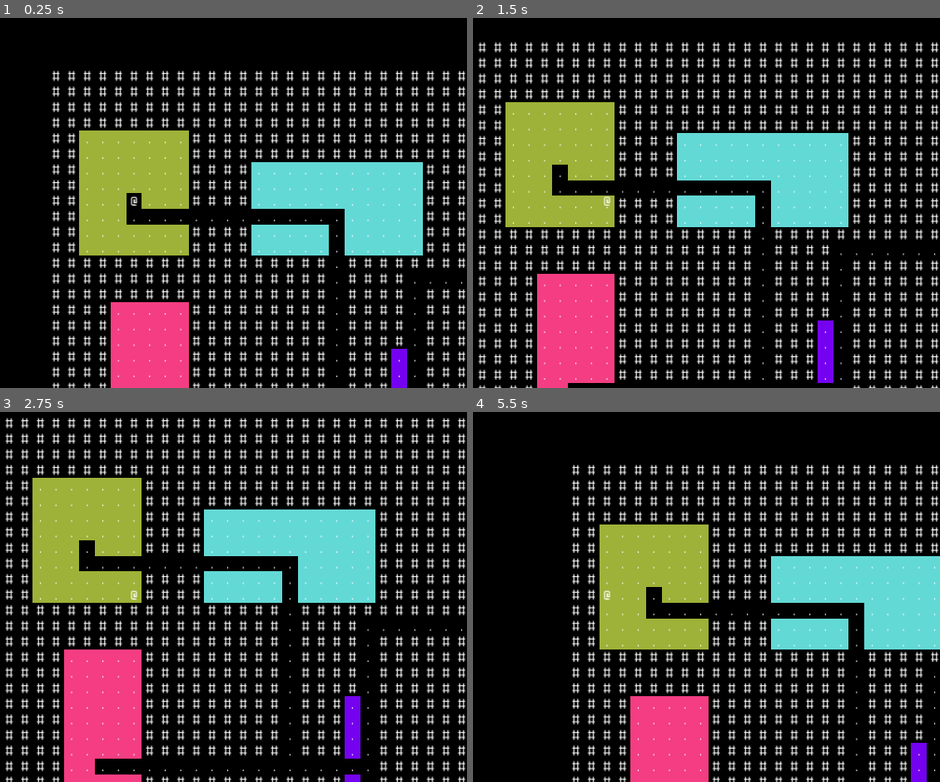
Above: before the commit, frames 1-4 (two rows, left to right).
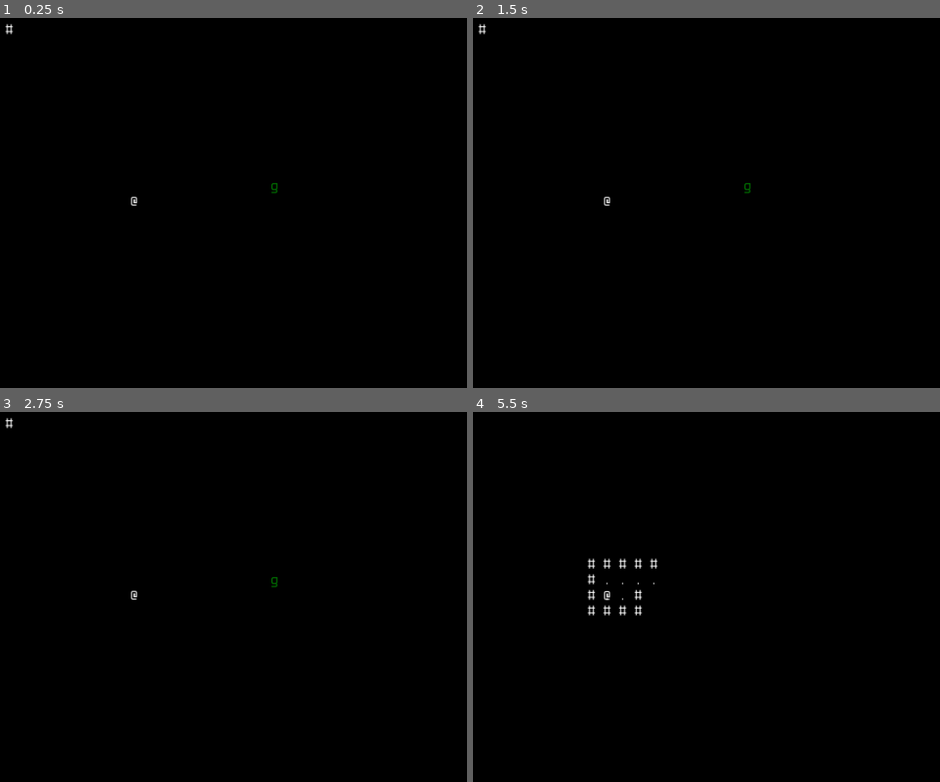
Above: after the commit, the same moments.

Repository: ElPresidentePoole/godot-rl
Game: Godot game, scene res://scenes/dungeon.tscn
Same seed, same stepped clock (60 frames per second), same inputs: the game is played once before the commit and once after it.
Inputs (mouse positions are in pixels of both pictures, inside the frame that each line leads up to):
- Up to frame 1 (0.25 s): no input
- Up to frame 2 (1.5 s): tap Enter at 0.5 s; move the mouse to (753, 180) at 0.52 s; hold D (move_east) 0.53-1.28 s; tap Space at 1.25 s; move the mouse to (473, 217) at 1.27 s; hold S (move_south) from 1.28 s (still down)
- Up to frame 3 (2.75 s): tap Enter at 2 s; move the mouse to (200, 511) at 2.02 s; release S (move_south) at 2.03 s; hold D (move_east) from 2.03 s (still down)
- Up to frame 4 (5.5 s): tap Space at 2.75 s; move the mouse to (575, 671) at 2.77 s; release D (move_east) at 2.78 s; hold W (move_north) 2.78-3.53 s; move the mouse to (804, 652) at 3.52 s; hold A (move_west) 3.53-5.03 s; move the mouse to (outside the picture) at 4.27 s; tap Enter at 5 s; move the mouse to (641, 593) at 5.02 s; hold S (move_south) from 5.03 s (still down)

The runs differ from the first frame. In frame 1, 33% of the frame differs, in the area x 1-100%, y 1-100%; in frame 2, 37%; in frame 3, 38%; in frame 4, 30%.

Commit message:
fov and mob ai

Diff:
--- a/scenes/cell_map.gd
+++ b/scenes/cell_map.gd
@@ -4,6 +4,8 @@
 
 # signal map_generated
 
+var map_width: int = 60
+var map_height: int = 60
 var astar: AStar2D = AStar2D.new()
 var id_table: Dictionary = {} # Vector2 -> int
 var node_table: Dictionary = {} # Vector2 (position) -> Node2D
@@ -11,6 +13,12 @@
 #var occupied: Array[Vector2]
 const CELL_SIZE: Vector2 = Vector2(32, 32)
 const S_Cell: PackedScene = preload("res://scenes/cell.tscn")
+
+func world_pos_to_cell(pos: Vector2) -> Vector2:
+	return Vector2(pos.x / CELL_SIZE.x, pos.y / CELL_SIZE.y)
+
+func cell_pos_to_world(pos: Vector2) -> Vector2:
+	return Vector2(pos.x * CELL_SIZE.x, pos.y * CELL_SIZE.y)
 
 #func is_occupied(pos: Vector2) -> bool:
 	#assert(pos in id_table) # Sanity check to make sure a position is in our valid cells
@@ -176,7 +184,7 @@
 		if _rect.size.x <= MINIMUM_WIDTH or _rect.size.y <= MINIMUM_HEIGHT:
 			print_debug('chunk with _rect of %s too small to generate a room in!' % [_rect])
 			return # don't bother, this chunk is too small
-		var room_color: Color = Color(randf(), randf(), randf())
+#		var room_color: Color = Color(randf(), randf(), randf())
 		var new_room_size_x: int = MINIMUM_WIDTH + randi() % int(_rect.size.x - MINIMUM_WIDTH + 1) # minimum_width <= _rect.size.x <= _rect.size.x
 		var new_room_size_y: int = MINIMUM_HEIGHT + randi() % int(_rect.size.y - MINIMUM_HEIGHT + 1) # +1 to avoid % by zero
 		var new_room_position_x: int = _rect.position.x + int(_rect.size.x - new_room_size_x)
@@ -189,7 +197,6 @@
 			for y in range(new_room.position.y+1, new_room.end.y-1): # -/+1 to give us space for walls
 				var c: Cell = _cell_map.node_table[Vector2(x, y) * CELL_SIZE]
 				c.set_cell_type(Cell.CellType.FLOOR)
-				c.get_node('Bg').modulate = room_color
 
 	func dig_tunnel(start_x: int, start_y: int, finish_x: int, finish_y) -> void:
 		if randi() % 2 == 0:
@@ -212,9 +219,6 @@
 			c.set_cell_type(Cell.CellType.FLOOR)
 
 func generate_map() -> void:
-	var map_width: int = 60
-	var map_height: int = 60
-
 	for x in range(map_width):
 		for y in range(map_height):
 			var c: Cell = S_Cell.instantiate()
@@ -229,6 +233,14 @@
 	root.build_rooms(4, randi() % 2 == 0)
 	root.connect_rooms_with_tunnels()
 
+func build_mrpas_from_map() -> MRPAS:
+	""" creates a new MRPAS object based on the CellMap and returns it """
+	var m = MRPAS.new(Vector2(map_width, map_height))
+	for cell in node_table:
+		m.set_transparent(world_pos_to_cell(cell), not node_table[cell].blocks_movement)
+	m.clear_field_of_view()
+	return m
+
 # Called when the node enters the scene tree for the first time.
 func _ready():
 	generate_map()
--- /dev/null
+++ b/scenes/chaseplayerai.gd
@@ -0,0 +1,35 @@
+extends Node2D
+
+@onready var astar: AStar2D
+@onready var cellmap: CellMap
+@onready var mrpas: MRPAS = cellmap.build_mrpas_from_map()
+var destination: Vector2
+const VIEW_DISTANCE: int = 3
+
+# Called when the node enters the scene tree for the first time.
+func _ready() -> void:
+	var cid: int = cellmap.get_cell_id(position)
+	astar.set_point_disabled(cid)
+	# astar.set_point_disabled(cellmap.get_cell_id(position), true)
+
+# Called every frame. 'delta' is the elapsed time since the previous frame.
+func _process(delta) -> void:
+	pass
+
+func _physics_process(delta) -> void:
+	pass
+
+func move(dest: Vector2) -> void:
+	var closest: int = astar.get_closest_point(dest)
+	var path: PackedVector2Array = astar.get_point_path(cellmap.get_cell_id(position), closest)
+	if len(path) > 1 and path[1] != dest:
+		astar.set_point_disabled(cellmap.get_cell_id(position), false)
+		astar.set_point_disabled(cellmap.get_cell_id(path[1]), true)
+		#position = path[1]
+		await create_tween().tween_property(self, 'position', path[1], 0.1).finished
+
+func _on_player_turn_taken(new_player_state: Dictionary) -> void:
+	mrpas.clear_field_of_view()
+	mrpas.compute_field_of_view(cellmap.world_pos_to_cell(position), VIEW_DISTANCE)
+	if mrpas.is_in_view(cellmap.world_pos_to_cell(new_player_state['new_position'])):
+		move(new_player_state['new_position'])
--- a/scenes/dungeon.gd
+++ b/scenes/dungeon.gd
@@ -4,6 +4,7 @@
 const S_Mob: PackedScene = preload("res://scenes/mob.tscn")
 const S_Cell: PackedScene = preload("res://scenes/cell.tscn")
 
+@onready var mobs: Node = $Mobs
 @onready var _cellmap: CellMap = $CellMap
 
 func get_cellmap() -> CellMap:
@@ -15,12 +16,28 @@
 func spawn_player(x: int, y: int) -> void:
 	var p = S_Player.instantiate()
 	p.position = Vector2(x, y) * _cellmap.CELL_SIZE
+	p.cellmap = get_cellmap()
+	p.astar = get_astar()
+	p.connect('turn_taken', func (new_player_state):
+		for m in mobs.get_children():
+			m._on_player_turn_taken(new_player_state)
+		p.update_fov(mobs.get_children(), new_player_state['new_position']))
 	add_child(p)
+	p.update_fov(mobs.get_children(), _cellmap.world_pos_to_cell(p.position)) # why it still broke?
+
+func spawn_mob(x: int, y: int) -> void:
+	var m = S_Mob.instantiate()
+	m.position = Vector2(x, y) * _cellmap.CELL_SIZE
+	m.cellmap = get_cellmap()
+	m.astar = get_astar()
+	mobs.add_child(m)
 
 # Called when the node enters the scene tree for the first time.
 func _ready() -> void:
 	var player_pos: Vector2 = _cellmap.root.get_leaves()[0].get_room_center()
 	spawn_player(player_pos.x, player_pos.y)
+	var mob_pos: Vector2 = _cellmap.root.get_leaves()[1].get_room_center()
+	spawn_mob(mob_pos.x, mob_pos.y)
 
 # Called every frame. 'delta' is the elapsed time since the previous frame.
 func _process(delta) -> void:
--- a/scenes/dungeon.tscn
+++ b/scenes/dungeon.tscn
@@ -7,3 +7,5 @@
 script = ExtResource("1_y36ka")
 
 [node name="CellMap" parent="." instance=ExtResource("2_imety")]
+
+[node name="Mobs" type="Node" parent="."]
--- a/scenes/followmouseai.gd
+++ /dev/null
@@ -1,29 +0,0 @@
-extends Node2D
-
-@onready var astar: AStar2D = get_parent().get_astar()
-@onready var cellmap: CellMap = get_parent().get_cellmap()
-var destination: Vector2
-
-# Called when the node enters the scene tree for the first time.
-func _ready() -> void:
-	var cid: int = cellmap.get_cell_id(position)
-	astar.set_point_disabled(cid)
-	# astar.set_point_disabled(cellmap.get_cell_id(position), true)
-
-# Called every frame. 'delta' is the elapsed time since the previous frame.
-func _process(delta) -> void:
-	pass
-
-func _physics_process(delta) -> void:
-	pass
-
-func move() -> void:
-	var closest: int = astar.get_closest_point(get_global_mouse_position())
-	var path: PackedVector2Array = astar.get_point_path(cellmap.get_cell_id(position), closest)
-	if len(path) > 1:
-		astar.set_point_disabled(cellmap.get_cell_id(position), false)
-		position = path[1]
-		astar.set_point_disabled(cellmap.get_cell_id(position))
-
-func _on_move_timer_timeout():
-	move()
--- a/scenes/mob.tscn
+++ b/scenes/mob.tscn
@@ -1,13 +1,13 @@
-[gd_scene load_steps=4 format=3 uid="uid://q7sk4qq0nh83"]
+[gd_scene load_steps=4 format=3 uid="uid://bbhvbrxv8f6kj"]
 
+[ext_resource type="Script" path="res://scenes/chaseplayerai.gd" id="1_0bxj0"]
 [ext_resource type="Theme" uid="uid://dnn8dbcm7eoww" path="res://gfx/World.tres" id="1_1sh38"]
-[ext_resource type="Script" path="res://scenes/followmouseai.gd" id="2_3k0fg"]
 
 [sub_resource type="RectangleShape2D" id="RectangleShape2D_0cw64"]
 size = Vector2(32, 32)
 
 [node name="mob" type="Node2D"]
-script = ExtResource("2_3k0fg")
+script = ExtResource("1_0bxj0")
 
 [node name="Label" type="Label" parent="."]
 modulate = Color(0, 0.521569, 0, 1)
@@ -27,13 +27,7 @@
 horizontal_alignment = 1
 vertical_alignment = 1
 
-[node name="MoveTimer" type="Timer" parent="."]
-wait_time = 0.2
-autostart = true
-
 [node name="Hitbox" type="Area2D" parent="."]
 
 [node name="CollisionShape2D" type="CollisionShape2D" parent="Hitbox"]
 shape = SubResource("RectangleShape2D_0cw64")
-
-[connection signal="timeout" from="MoveTimer" to="." method="_on_move_timer_timeout"]
--- /dev/null
+++ b/scenes/mrpas.gd
@@ -0,0 +1,270 @@
+# Copyright 2022 Matt Kimball
+#
+# Permission is hereby granted, free of charge, to any person obtaining a copy
+# of this software and associated documentation files (the "Software"), to deal
+# in the Software without restriction, including without limitation the rights
+# to use, copy, modify, merge, publish, distribute, sublicense, and/or sell
+# copies of the Software, and to permit persons to whom the Software is
+# furnished to do so, subject to the following conditions:
+#
+# The above copyright notice and this permission notice shall be included in all
+# copies or substantial portions of the Software.
+#
+# THE SOFTWARE IS PROVIDED "AS IS", WITHOUT WARRANTY OF ANY KIND, EXPRESS OR
+# IMPLIED, INCLUDING BUT NOT LIMITED TO THE WARRANTIES OF MERCHANTABILITY,
+# FITNESS FOR A PARTICULAR PURPOSE AND NONINFRINGEMENT. IN NO EVENT SHALL THE
+# AUTHORS OR COPYRIGHT HOLDERS BE LIABLE FOR ANY CLAIM, DAMAGES OR OTHER
+# LIABILITY, WHETHER IN AN ACTION OF CONTRACT, TORT OR OTHERWISE, ARISING FROM,
+# OUT OF OR IN CONNECTION WITH THE SOFTWARE OR THE USE OR OTHER DEALINGS IN THE
+# SOFTWARE.
+
+
+class_name MRPAS
+extends RefCounted
+
+
+# An implementation of Mingos' Restrictive Precise Angle Shadowcasting.
+#
+# Intended for use in traditional roguelikes for determining which map cells
+# are visible from the player position on the map.
+#
+# For a description of the algorithm, see
+#	http://www.roguebasin.com/index.php?title=Restrictive_Precise_Angle_Shadowcasting
+#
+# Expected usage is as follows:
+#
+#	var mrpas = MRPAS.new(map_size)
+#	mrpas.set_transparent(occluder_position, false)
+#
+#	mrpas.clear_field_of_view()
+#	mrpas.compute_field_of_view(view_position, max_view_distance)
+#
+#	if mrpas.is_in_view(map_cell_position):
+#		...
+
+
+# When computing visibility for a quadrant, indicate which axis is major.
+enum _MajorAxis { X_AXIS, Y_AXIS }
+
+
+# The size of the map in cells.
+var _size: Vector2
+# A bool for each cell indicating whether it allows vision.
+var _transparent_cells: Array = []
+# A bool for each cell indicating that it is currently in view.
+var _fov_cells: Array = []
+
+
+# Initialize the algorithm for a map of a particular size.
+func _init(size: Vector2) -> void:
+	_size = Vector2(size.x as int, size.y as int)
+
+	# Build array-of-arrays for both transparency and field of view,
+	# so that we can track each cell.
+	for _y in range(_size.y):
+		var transparent_row = []
+		var fov_row = []
+
+		for _x in range(_size.x):
+			transparent_row.push_back(true)
+			fov_row.push_back(true)
+
+		_transparent_cells.push_back(transparent_row)
+		_fov_cells.push_back(fov_row)
+
+
+# Returns true if a cell is marked as transparent.
+func is_transparent(position: Vector2) -> bool:
+	if _in_bounds(position):
+		return _transparent_cells[position.y][position.x]
+	return false
+
+
+# Set the transparency of a cell in the map.
+func set_transparent(position: Vector2, transparent: bool) -> void:
+	if _in_bounds(position):
+		_transparent_cells[position.y][position.x] = transparent
+
+
+# Returns true if a cell is currently in view.
+func is_in_view(position: Vector2) -> bool:
+	if _in_bounds(position):
+		return _fov_cells[position.y][position.x]
+	return false
+
+
+# Mark a map cell as in / not in the current view.
+func set_in_view(position: Vector2, in_view: bool) -> void:
+	if _in_bounds(position):
+		_fov_cells[position.y][position.x] = in_view
+
+
+# Mark all cells in the map as not in the current view.
+func clear_field_of_view() -> void:
+	for y in range(_size.y):
+		for x in range(_size.x):
+			_fov_cells[y][x] = false
+
+
+# Compute the viewable cells from a particular view position by doing
+# each of the eight octants of the view.
+func compute_field_of_view(view_position: Vector2, max_distance: int) -> void:
+	_compute_octant(_MajorAxis.Y_AXIS, -1, -1, view_position, max_distance)
+	_compute_octant(_MajorAxis.Y_AXIS, -1, 1, view_position, max_distance)
+
+	_compute_octant(_MajorAxis.Y_AXIS, 1, -1, view_position, max_distance)
+	_compute_octant(_MajorAxis.Y_AXIS, 1, 1, view_position, max_distance)
+
+	_compute_octant(_MajorAxis.X_AXIS, -1, -1, view_position, max_distance)
+	_compute_octant(_MajorAxis.X_AXIS, -1, 1, view_position, max_distance)
+
+	_compute_octant(_MajorAxis.X_AXIS, 1, -1, view_position, max_distance)
+	_compute_octant(_MajorAxis.X_AXIS, 1, 1, view_position, max_distance)
+
+
+# Compute all visibile cells for one octant of the viewpoint.
+func _compute_octant(
+		axis: int,
+		major_sign: int,
+		minor_sign: int,
+		view_position: Vector2,
+		max_distance: int) -> void:
+
+	# Track occluders previously encountered in this octant.
+	var occluders = []
+	var new_occluders = []
+
+	# Iterate along the major axis.
+	for major in range(max_distance + 1):
+		var any_transparent = false
+
+		var position = view_position + _octant_to_offset(
+			axis, major_sign * major, 0)
+		if not _in_bounds(position):
+			break
+
+		var position_delta = _octant_to_offset(axis, 0, minor_sign)
+
+		# Clamp the iteration range to the map bounds, which allows us to skip
+		# bounds check in the inner loop.
+		var clamped_minor = _clamp_to_map_bounds(position, position_delta, major + 1)
+
+		var angle_half_step = 0.5 / (major + 1) as float
+
+		# Iterate along the minor axis, but not beyond the major axis distance.
+		for minor in range(clamped_minor):
+			# It is important to recompute angle each iteration, because the
+			# alternative approach of accumulating angle_half_step introduces
+			# noticible artifacts due to accumulation of floating point
+			# precision error.
+			var angle = minor as float / (major + 1) as float
+
+			var transparent = _is_transparent_no_bounds(position)
+
+			# Check if occluders found on previous lines block this cell.
+			if not _is_occluded(occluders, angle, angle_half_step, transparent):
+				_set_in_view_no_bounds(position, true)
+				if transparent:
+					any_transparent = true
+				else:
+					# The occluder represents a range of angle values, rather
+					# than a coordinate.
+					var occluder = Vector2(angle, angle + 2.0 * angle_half_step)
+					new_occluders.push_back(occluder)
+
+			position += position_delta
+
+		# If no tranparent cells were seen on this line, we can stop.
+		if not any_transparent:
+			break
+
+		# Add any occluders we encountered on this line for checking
+		# future lines.
+		occluders = occluders + new_occluders
+		new_occluders.clear()
+
+
+# Clamp the range of iteration to the bounds of the map.  This returns a
+# new maximum number of iterations, such that the iteration is entirely
+# within the boundary of the map.
+func _clamp_to_map_bounds(
+	position: Vector2,
+	position_delta: Vector2,
+	iterations: int) -> int:
+
+	if position.x + position_delta.x * iterations < 0:
+		iterations = int(-position.x / position_delta.x) + 1
+	if position.x + position_delta.x * iterations > _size.x:
+		iterations = int((_size.x - position.x) / position_delta.x)
+
+	if position.y + position_delta.y * iterations < 0:
+		iterations = int(-position.y / position_delta.y) + 1
+	if position.y + position_delta.y * iterations > _size.y:
+		iterations = int((_size.y - position.y) / position_delta.y)
+
+	return iterations
+
+
+# Returns true if a cell within the quadrant should not be considered within
+# the view.
+#
+# For cells which are themselves transparent, require visibility to the mid
+# point as well as either of the sides of the cell.
+#
+# For cells which are not transparent, require only visiblity to one of the
+# three tested points.
+func _is_occluded(
+		occluders: Array,
+		angle: float,
+		angle_half_step: float,
+		transparent: bool) -> bool:
+
+	var begin = _is_angle_occluded(occluders, angle)
+	var mid = _is_angle_occluded(occluders, angle + angle_half_step)
+	var end = _is_angle_occluded(occluders, angle + 2.0 * angle_half_step)
+
+	if not transparent and (not begin or not mid or not end):
+		return false
+
+	if transparent and not mid and (not begin or not end):
+		return false
+
+	return true
+
+
+# Given a list of occluded angle ranges and an angle test test, return
+# true if the angle tested is occluded by at least one of the occluders.
+func _is_angle_occluded(occluders: Array, angle: float) -> bool:
+	for occluder in occluders:
+		if angle >= occluder.x and angle <= occluder.y:
+			return true
+
+	return false
+
+
+# Given a major axis, and offsets along the major and minor axes, return
+# an equivalent (x, y) coordinate.
+func _octant_to_offset(axis: int, major: int, minor: int) -> Vector2:
+	if axis == _MajorAxis.Y_AXIS:
+		return Vector2(minor, major)
+	else:
+		return Vector2(major, minor)
+
+
+# Test whether a particular position is within the map bounds.
+func _in_bounds(position: Vector2) -> bool:
+	var x_in_bounds = position.x >= 0 and position.x < _size.x
+	var y_in_bounds = position.y >= 0 and position.y < _size.y
+	return x_in_bounds and y_in_bounds
+
+
+# is_transparent, but without a bounds check for use in the inner loop of
+# visibility computation.
+func _is_transparent_no_bounds(position: Vector2) -> bool:
+	return _transparent_cells[position.y][position.x]
+
+
+# set_in_view, but with no bounds check.  For use in the inner loop of
+# visibility computation.
+func _set_in_view_no_bounds(position: Vector2, in_view: bool) -> void:
+	_fov_cells[position.y][position.x] = in_view
--- a/scenes/player.gd
+++ b/scenes/player.gd
@@ -1,11 +1,19 @@
 extends Node2D
 
-@onready var cellmap: CellMap = get_parent().get_cellmap()
-@onready var astar: AStar2D = get_parent().get_astar()
+@onready var cellmap: CellMap
+@onready var astar: AStar2D
 @onready var n: RayCast2D = $N
 @onready var s: RayCast2D = $S
 @onready var e: RayCast2D = $E
 @onready var w: RayCast2D = $W
+@onready var mrpas: MRPAS = cellmap.build_mrpas_from_map()
+var seen_tiles: Array[Vector2] = [] # TODO
+
+# XXX: should there be a "player_state" function or something that returns stuff
+# like where the player is in CellMap turns and stuff?  maybe have a signal like
+# turn_taken(new_player_state)?
+
+signal turn_taken(player_state: Dictionary)
 
 var ready_to_move: bool = true
 
@@ -21,7 +29,8 @@
 
 # Called when the node enters the scene tree for the first time.
 func _ready() -> void:
-	astar.set_point_disabled(cellmap.get_cell_id(position))
+	pass
+#	astar.set_point_disabled(cellmap.get_cell_id(position))
 
 func handle_movement() -> void:
 	if not ready_to_move:
@@ -42,12 +51,30 @@
 	if dv != Vector2.ZERO:
 		dv *= cellmap.CELL_SIZE
 		if not astar.is_point_disabled(cellmap.get_cell_id(position+dv)):
-			astar.set_point_disabled(cellmap.get_cell_id(position), false)
-			astar.set_point_disabled(cellmap.get_cell_id(position+dv), true)
+#			astar.set_point_disabled(cellmap.get_cell_id(position), false)
+#			astar.set_point_disabled(cellmap.get_cell_id(position+dv), true)
 #			position = position+dv
 			ready_to_move = false
+			emit_signal("turn_taken", { 'new_position': position+dv })
 			await create_tween().tween_property(self, 'position', position+dv, 0.1).finished
 			ready_to_move = true
+
+func update_fov(mobs: Array[Node], new_position: Vector2) -> void:
+	""" Calculates the player's current fov and hides/shows mobs and cellmap cells based on it.  This, obviously, causes side effects! """
+	var player_cell_pos: Vector2 = cellmap.world_pos_to_cell(new_position)
+	mrpas.clear_field_of_view()
+	mrpas.compute_field_of_view(player_cell_pos, 8)
+	for c in cellmap.get_children(): # XXX: should the fov code for the player go in player.gd?
+		if mrpas.is_in_view(cellmap.world_pos_to_cell(c.position)):
+			c.show()
+		else:
+			c.hide()
+	for m in mobs:
+		var mob_cell_pos: Vector2 = cellmap.world_pos_to_cell(m.position)
+		if mrpas.is_in_view(mob_cell_pos):
+			m.show()
+		else:
+			m.hide()
 
 func _unhandled_input(event: InputEvent) -> void:
 	if event.is_action_pressed("move_north"):
@@ -66,5 +93,5 @@
 		moving = MovementDirection.NONE
 
 # Called every frame. 'delta' is the elapsed time since the previous frame.
-func _physics_process(delta) -> void:
+func _process(delta) -> void:
 	handle_movement()
--- a/scenes/player.tscn
+++ b/scenes/player.tscn
@@ -25,6 +25,8 @@
 vertical_alignment = 1
 
 [node name="Camera2D" type="Camera2D" parent="."]
+position_smoothing_enabled = true
+position_smoothing_speed = 10.0
 
 [node name="N" type="RayCast2D" parent="."]
 target_position = Vector2(0, -32)
